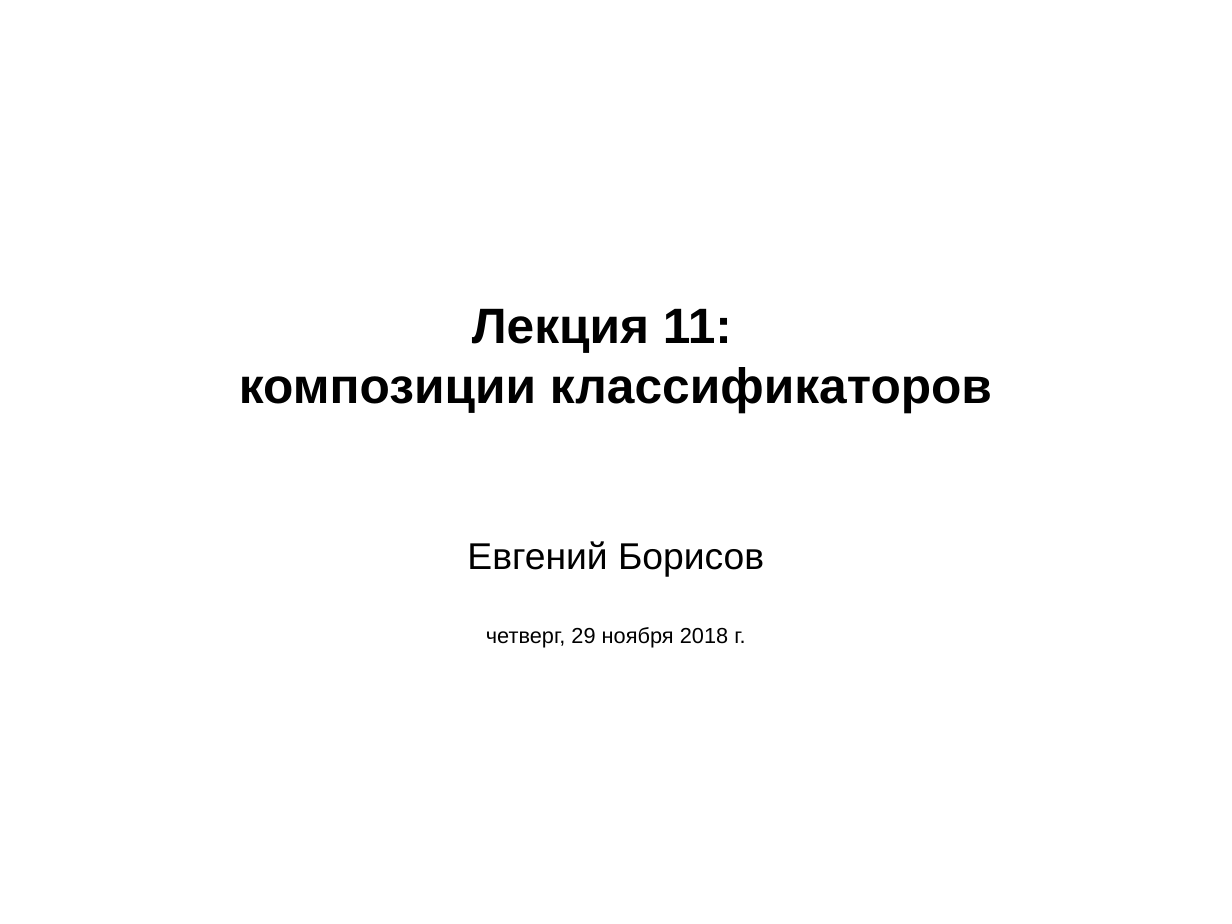
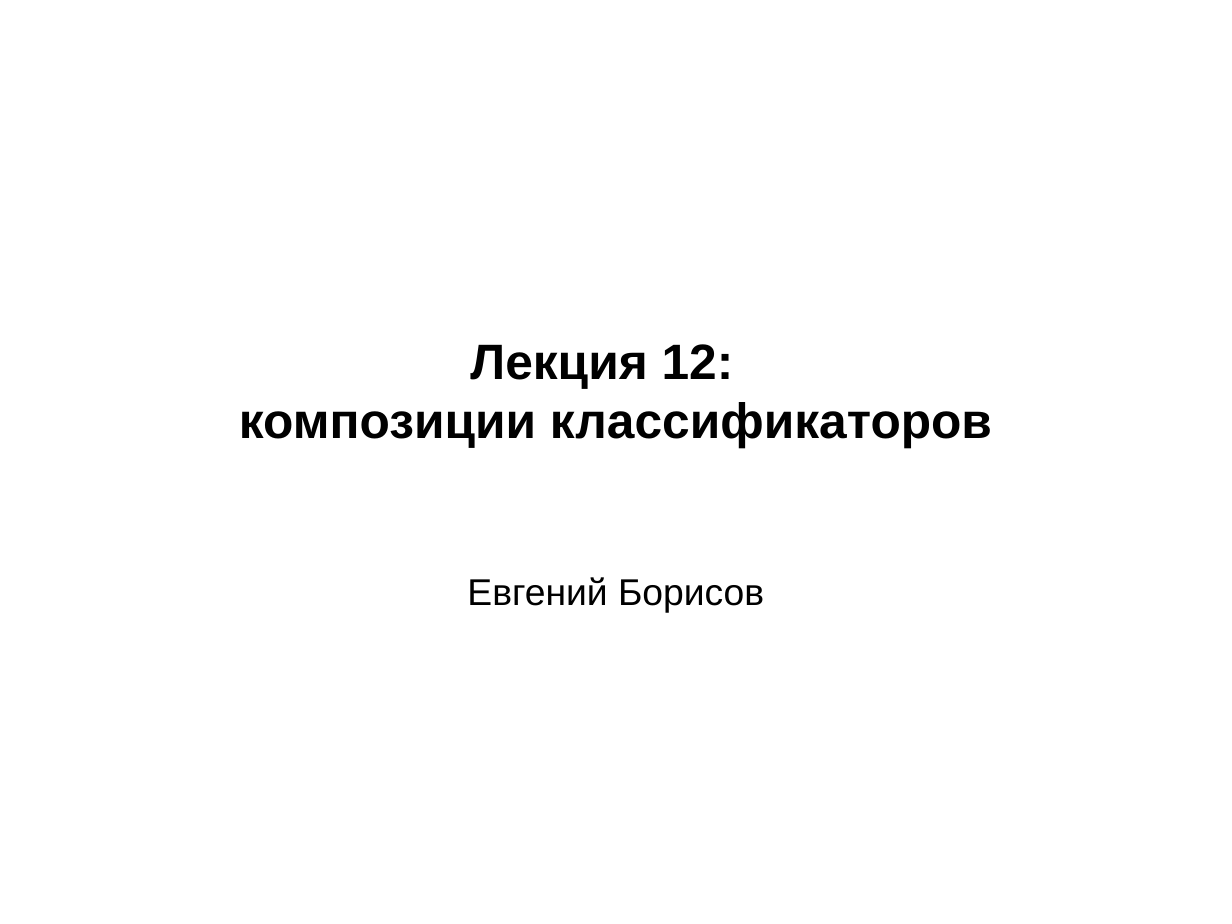
Before and after one commit to mechanoid5/ml_lectorium_legacy, a slide deck: slide 1 of 11-boost.odp. Drawn at 1232x924 pixels with LibreOffice and Linux fonts; fonts in the diff are those of the drawing; background and template pictures are left out. Boxes give left, top, right and bottom in pixels: in the first picture for what was removed or moved away, otherwise in the second. Text is boxed around its words. In the diff, an @@ line names an element or a change of style, - is before the commit and + after.

```diff
--- a/11-boost.odp
+++ b/11-boost.odp
@@ subtitle at bbox=[470, 344, 734, 388]: text changed @@
-Лекция 11:
+Лекция 12:
@@ subtitle at bbox=[486, 627, 745, 648]: paragraph removed @@
-четверг, 29 ноября 2018 г.
```
Also in this commit, not shown: 29 other files.
